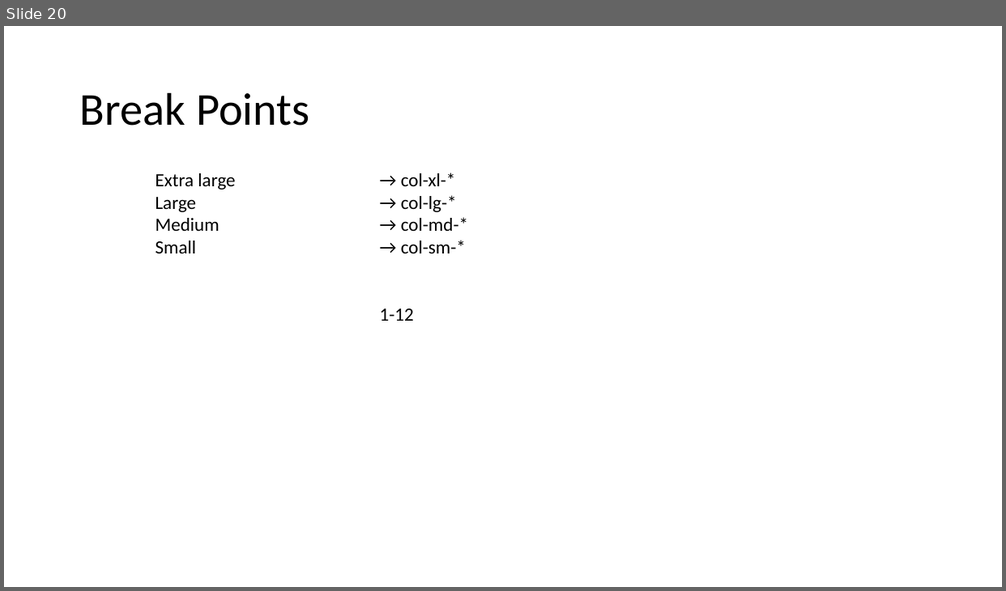
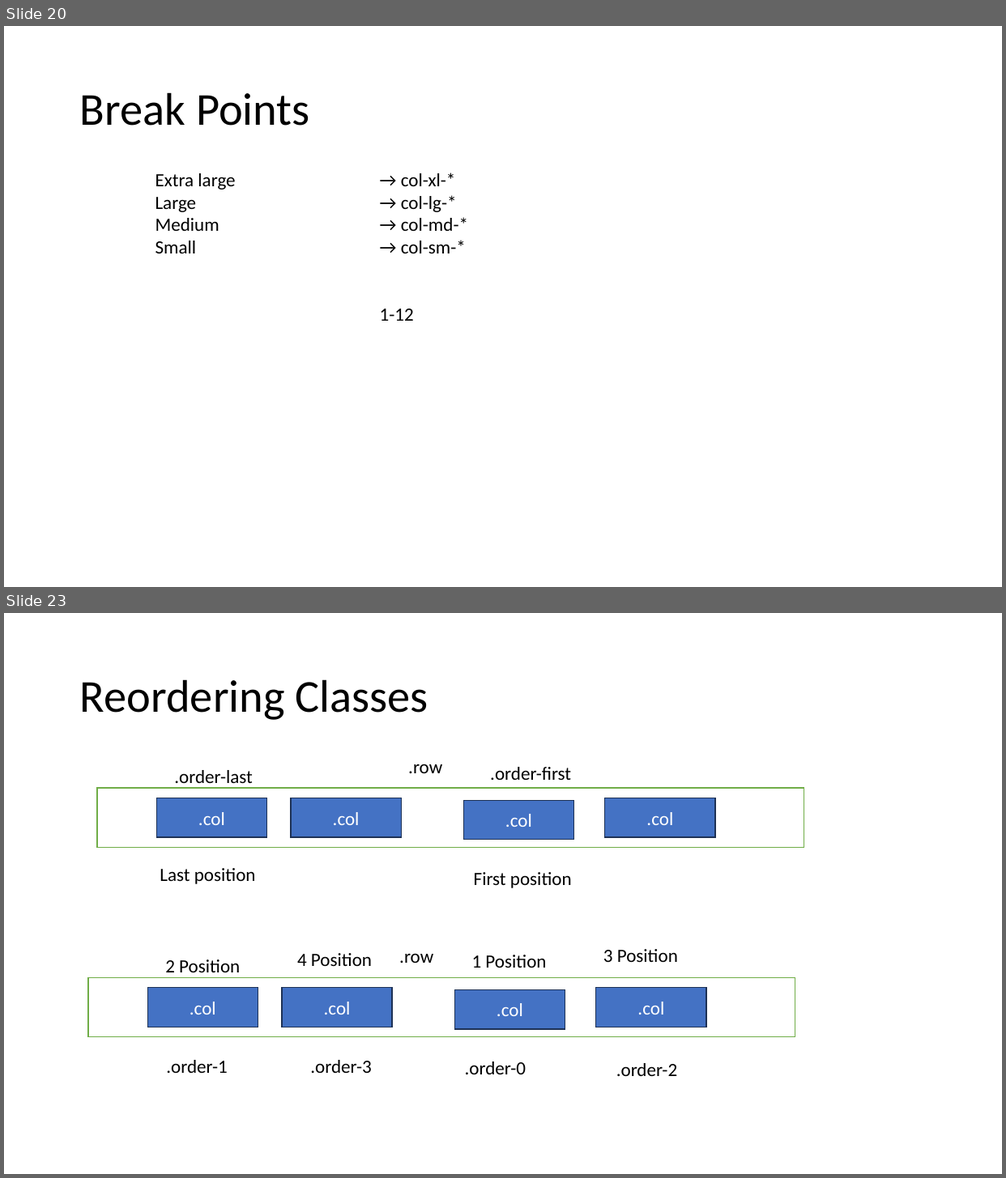
Before and after one commit to PiyushChaturvedii/Batch05, a slide deck: Bootstrap.pptx. Shown one above the other, each under a label of ours: slide 20 before the commit, slides 20 and 23 after it; the slides between them are not shown. The pictures are 1006x591 and 1006x1178 pixels, drawn with LibreOffice and Linux fonts; fonts in the diff are those of the drawing. Boxes give left, top, right and bottom in pixels: in the first picture for what was removed or moved away, otherwise in the second. Text is boxed around its words. In the diff, an @@ line names an element or a change of style, - is before the commit and + after.

```diff
--- a/Bootstrap.pptx
+++ b/Bootstrap.pptx
@@ slide 23 added at <box>4,613,1002,1174</box>, background #FFFFFF @@
@@ title added at <box>80,679,428,720</box>, 44 pt, text #000000 @@
+Reordering Classes
@@ text added at <box>174,770,253,789</box>, 18 pt, text #000000 @@
+.order-last
@@ text added at <box>490,767,571,780</box>, 18 pt, text #000000 @@
+.order-first
@@ group added at <box>97,764,803,847</box>: 5 rectangles, 1 text @@
+.row
+.col
+.col
+.col
+.col
@@ text added at <box>160,868,256,884</box>, 18 pt, text #000000 @@
+Last position
@@ text added at <box>474,872,572,888</box>, 18 pt, text #000000 @@
+First position
@@ text added at <box>603,949,678,962</box>, 18 pt, text #000000 @@
+3 Position
@@ text added at <box>165,960,240,978</box>, 18 pt, text #000000 @@
+2 Position
@@ text added at <box>297,953,372,966</box>, 18 pt, text #000000 @@
+4 Position
@@ text added at <box>472,955,546,968</box>, 18 pt, text #000000 @@
+1 Position
@@ group added at <box>88,953,795,1037</box>: 5 rectangles, 1 text @@
+.row
+.col
+.col
+.col
+.col
@@ text added at <box>166,1060,227,1073</box>, 18 pt, text #000000 @@
+.order-1
@@ text added at <box>310,1060,371,1073</box>, 18 pt, text #000000 @@
+.order-3
@@ text added at <box>465,1062,526,1075</box>, 18 pt, text #000000 @@
+.order-0
@@ text added at <box>616,1063,677,1076</box>, 18 pt, text #000000 @@
+.order-2
```
Also in this commit, not shown: 5 other slides added, 4 other files.
